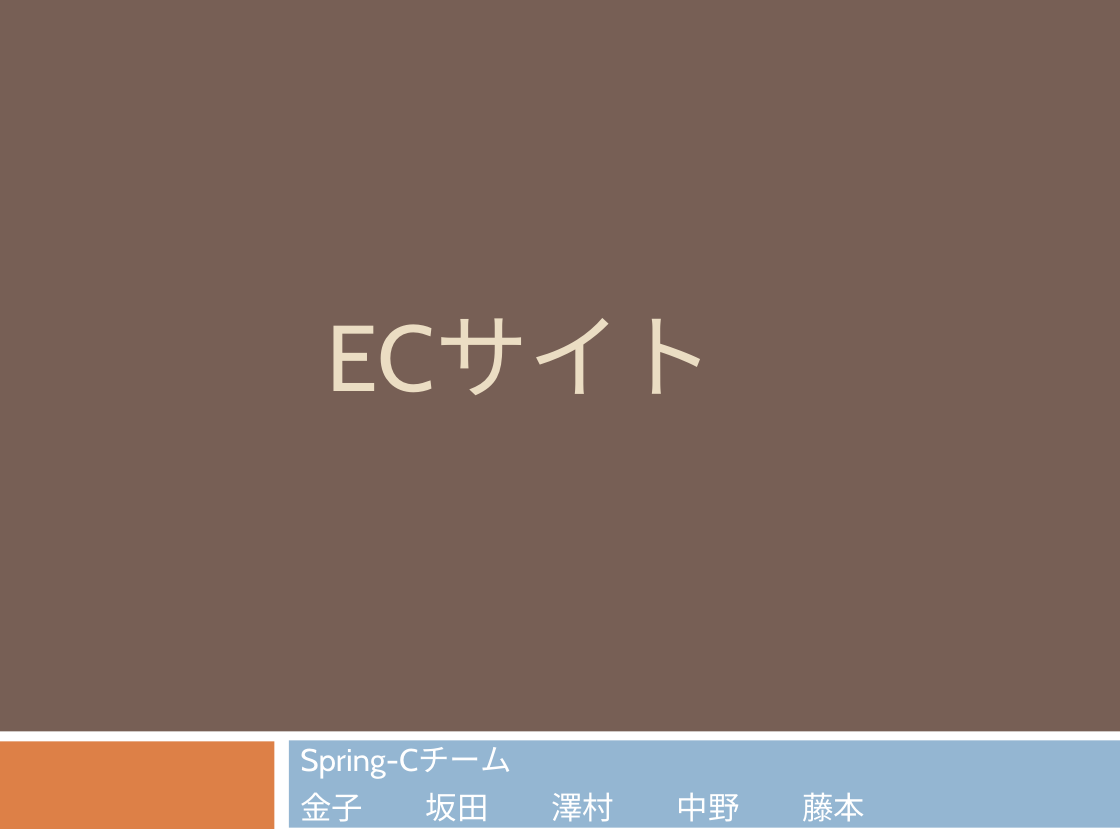
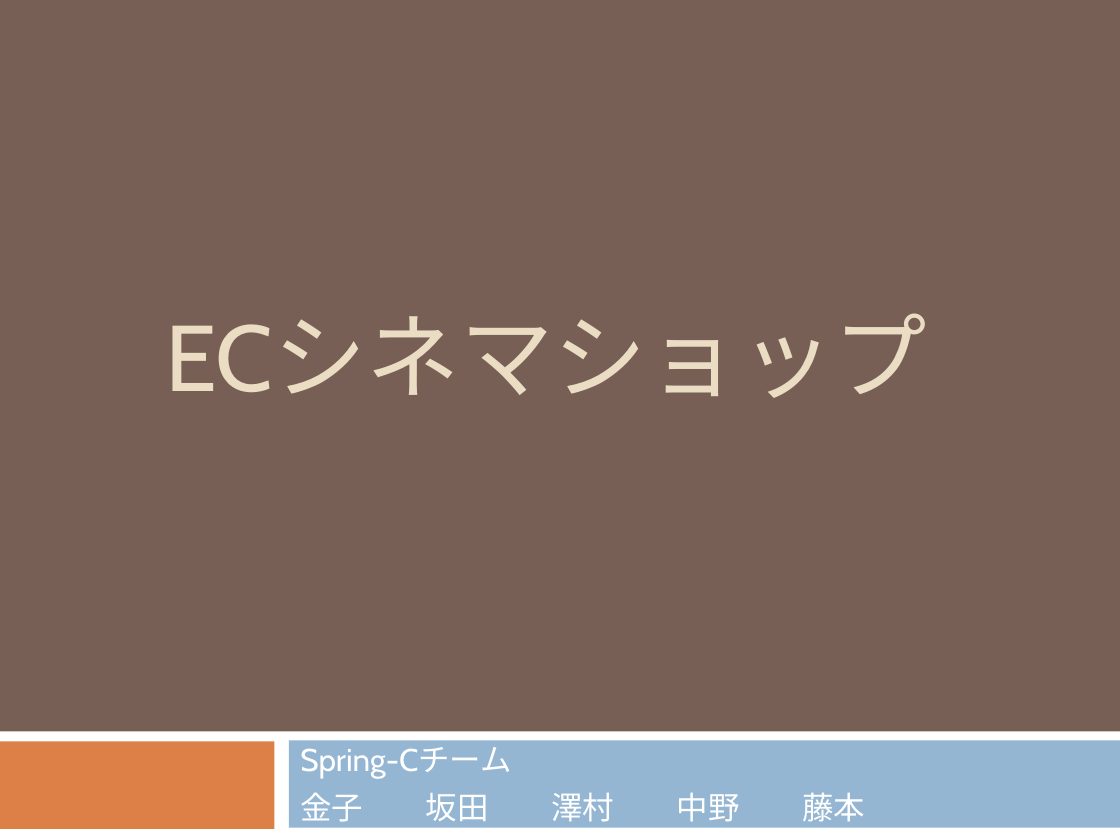
Before and after one commit to chocomegane/springC, a slide deck: slide 1 of document/ECサイト.pptx. Drawn at 1120x840 pixels with LibreOffice and Linux fonts; fonts in the diff are those of the drawing. Boxes give left, top, right and bottom in pixels: in the first picture for what was removed or moved away, otherwise in the second. Text is boxed around its words. In the diff, an @@ line names an element or a change of style, - is before the commit and + after.

```diff
--- a/document/ECサイト.pptx
+++ b/document/ECサイト.pptx
@@ title at (165, 313, 927, 398): text changed @@
-ECサイト
+ECシネマショップ
```
Also in this commit, not shown: 3 other slides changed, 15 slides added, 9 slides removed.
